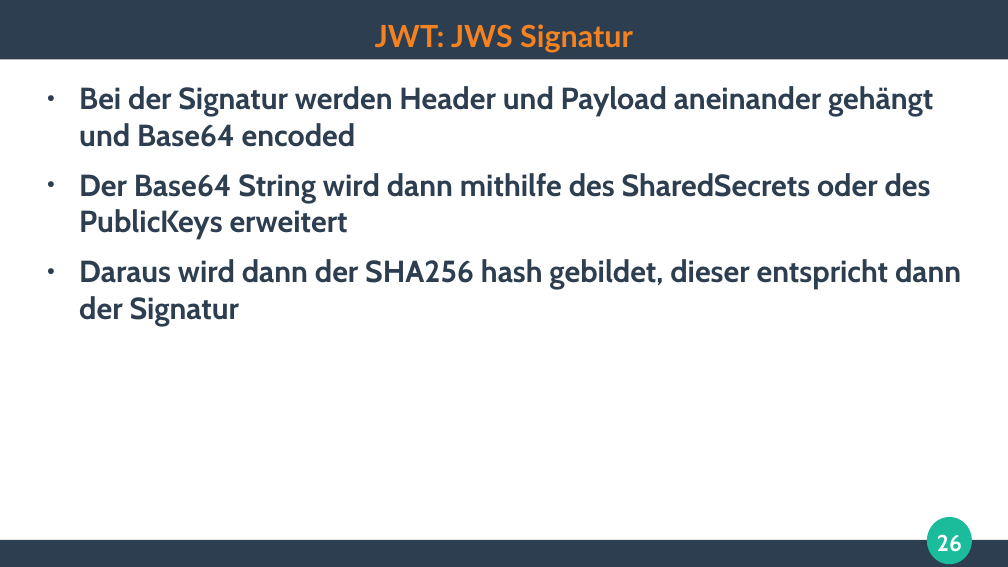
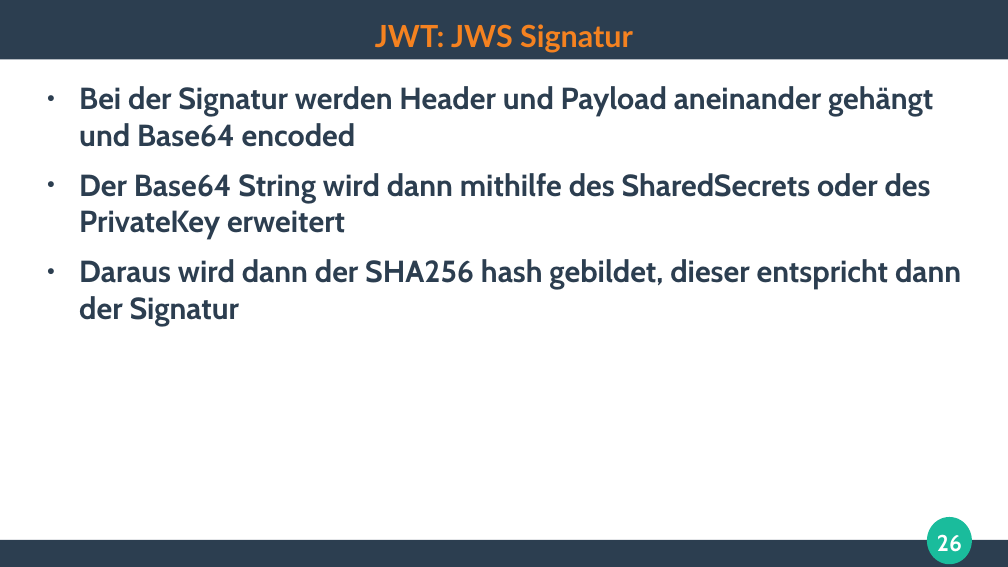
Before and after one commit to ghandmann/HS-AlbSig-WebAnwendungen2, a slide deck: slide 26 of Kapitel/07_Authentication.odp. Drawn at 1008x567 pixels with LibreOffice and Linux fonts; fonts in the diff are those of the drawing. Boxes give left, top, right and bottom in pixels: in the first picture for what was removed or moved away, otherwise in the second. Text is boxed around its words. In the diff, an @@ line names an element or a change of style, - is before the commit and + after.

Commit message:
More typos fixed :)

```diff
--- a/Kapitel/07_Authentication.odp
+++ b/Kapitel/07_Authentication.odp
@@ text at (79,173,931,239): text changed @@
-● Der Base64 String wird dann mithilfe des SharedSecrets oder des PublicKeys erweitert
+● Der Base64 String wird dann mithilfe des SharedSecrets oder des PrivateKey erweitert
```
Also in this commit, not shown: 1 other slide changed.
